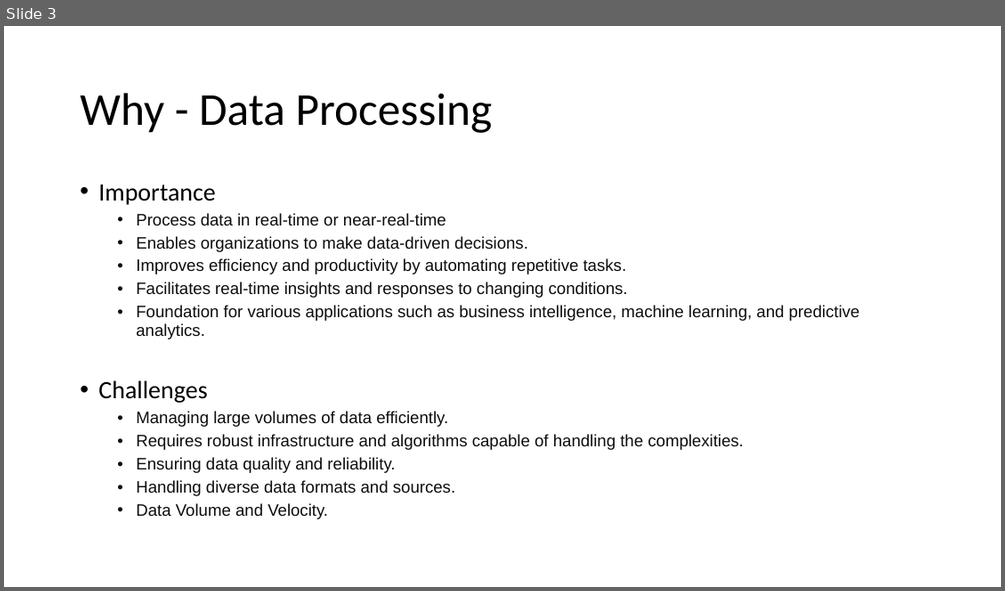
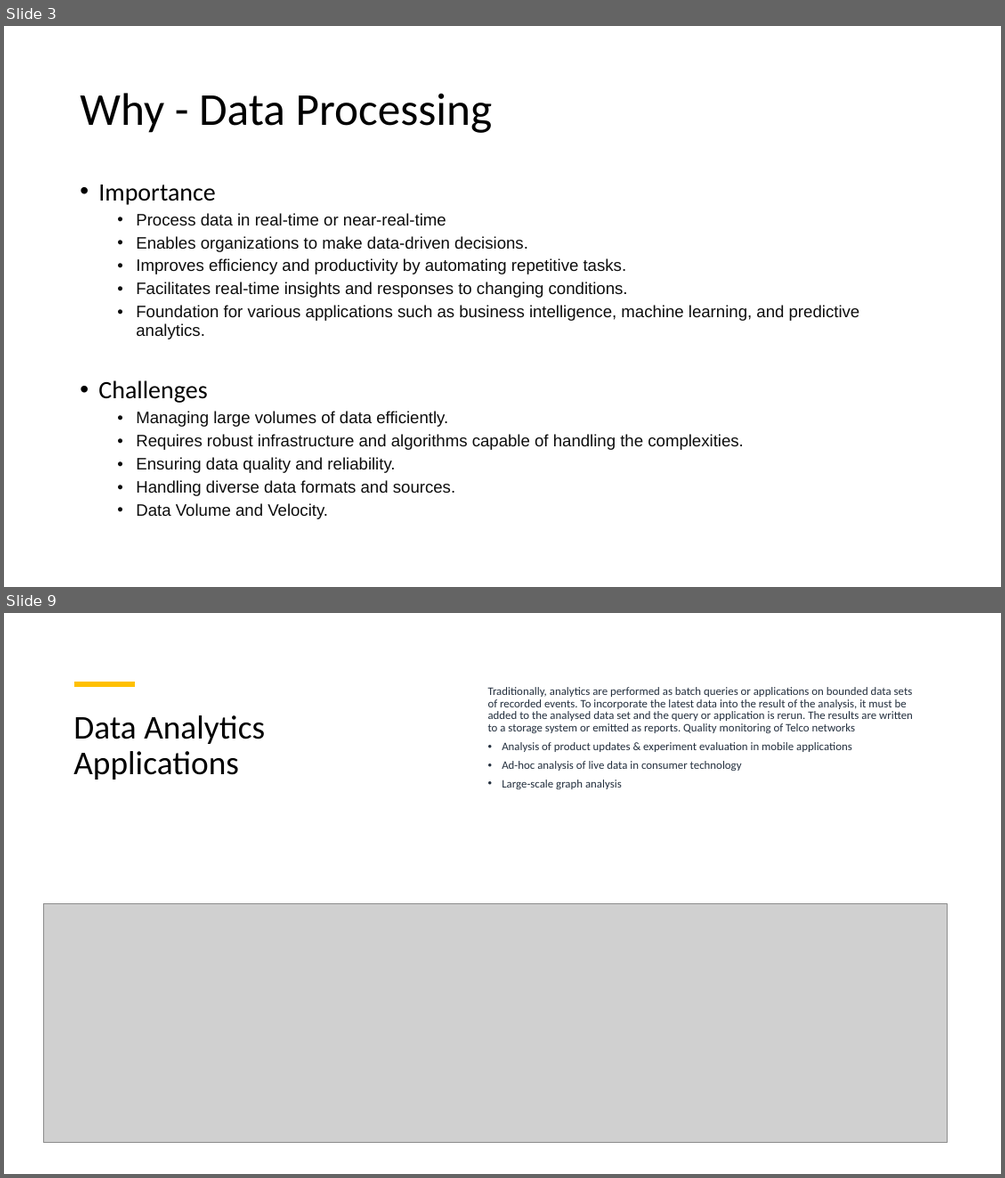
Before and after one commit to aprabhat/flink_demo, a slide deck: PPT/Apache_Flink.pptx. Shown one above the other, each under a label of ours: slide 3 before the commit, slides 3 and 9 after it; the slides between them are not shown. The pictures are 1005x591 and 1005x1178 pixels, drawn with LibreOffice and Linux fonts; fonts in the diff are those of the drawing; grey boxes stand for pictures. Boxes give left, top, right and bottom in pixels: in the first picture for what was removed or moved away, otherwise in the second. Text is boxed around its words. In the diff, an @@ line names an element or a change of style, - is before the commit and + after.

```diff
--- a/PPT/Apache_Flink.pptx
+++ b/PPT/Apache_Flink.pptx
@@ slide 9 added at [4, 613, 1001, 1174], background #FFFFFF @@
@@ line added from (75, 684) to (135, 684), #FFC000 4.5 pt @@
@@ text added at [488, 687, 913, 789], 11 pt, text #232F3E @@
+Traditionally, analytics are performed as batch queries or applications on bounded data sets of recorded events. To incorporate the latest data into the result of the analysis, it must be added to the analysed data set and the query or application is rerun. The results are written to a storage system or emitted as reports. Quality monitoring of Telco networks
+• Analysis of product updates & experiment evaluation in mobile applications
+• Ad-hoc analysis of live data in consumer technology
+• Large-scale graph analysis
@@ title added at [73, 715, 265, 779], 32 pt, text #000000 @@
+Data Analytics
+Applications
@@ picture added at [44, 904, 947, 1143] @@
```
Also in this commit, not shown: 2 slides changed, 9 other slides added, 4 slides removed.
